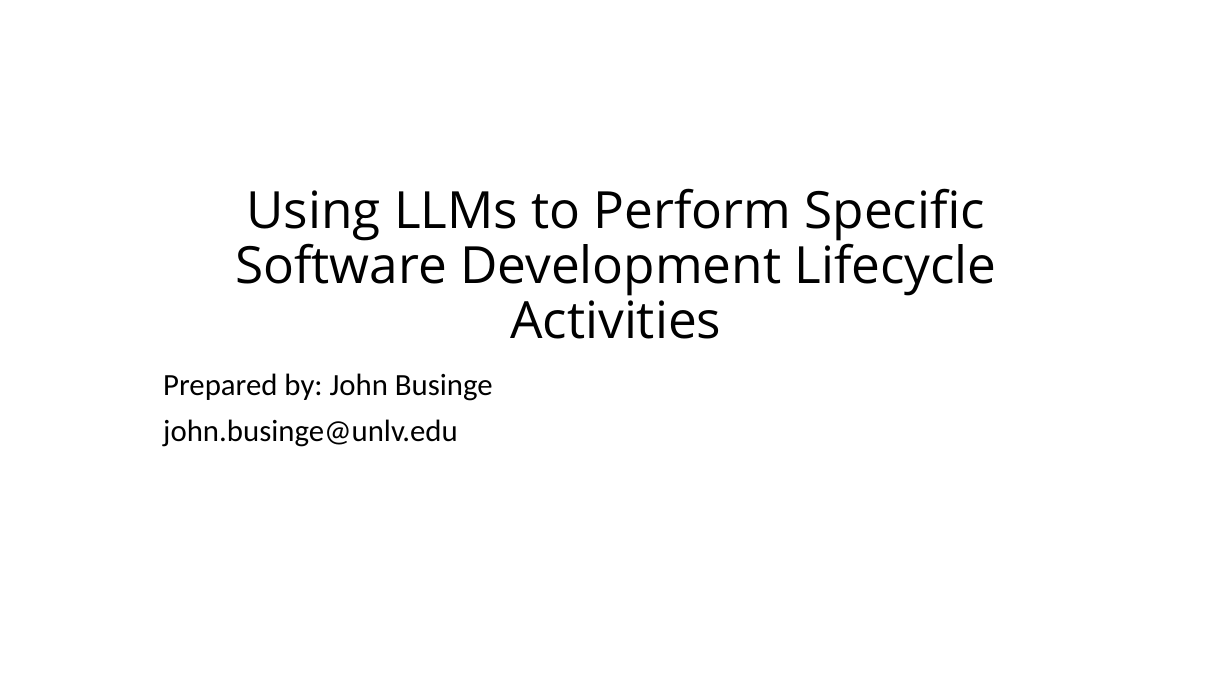
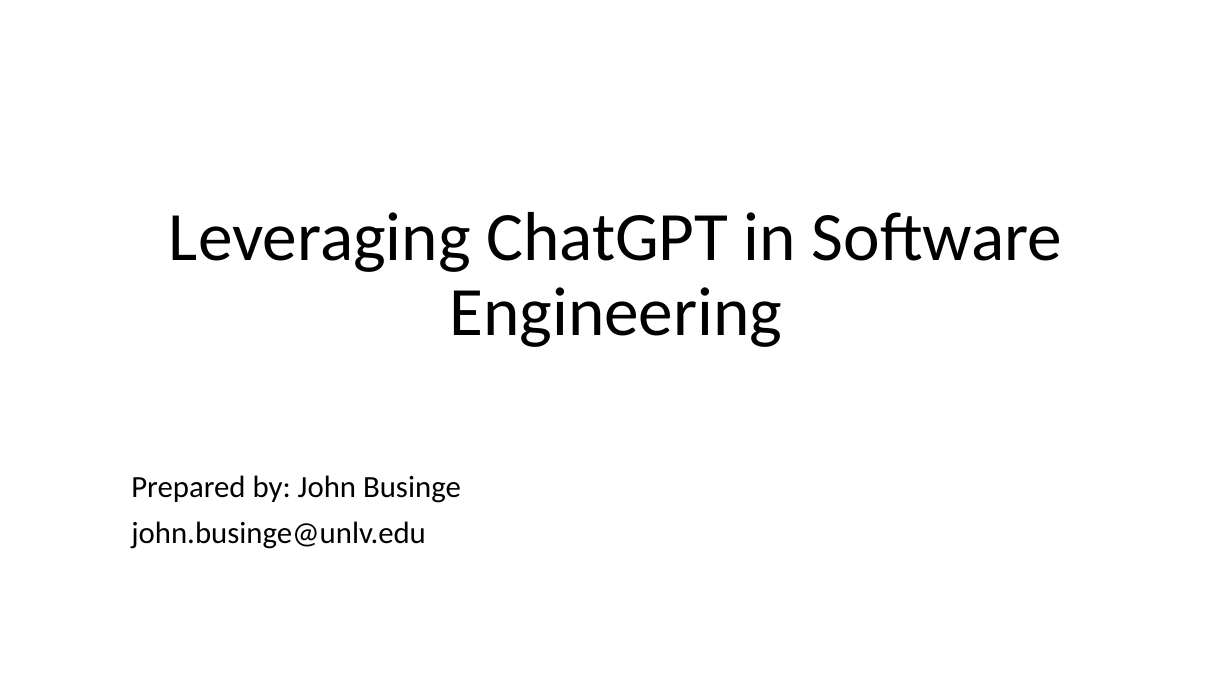
Before and after one commit to johnxu21/johnxu21.github.io, a slide deck: slide 1 of teaching/CS472/Timetable/LLM.pptx. Drawn at 1232x693 pixels with LibreOffice and Linux fonts; fonts in the diff are those of the drawing. Boxes give left, top, right and bottom in pixels: in the first picture for what was removed or moved away, otherwise in the second. Text is boxed around its words. In the diff, an @@ line names an element or a change of style, - is before the commit and + after.

Commit message:
ChatPGT tasks

```diff
--- a/teaching/CS472/Timetable/LLM.pptx
+++ b/teaching/CS472/Timetable/LLM.pptx
@@ title at (169, 212, 1063, 347): text changed; size 40 to 54 pt; font Open Sans to Calibri @@
-Using LLMs to Perform Specific Software Development Lifecycle Activities
+Leveraging ChatGPT in Software Engineering
@@ subtitle "Prepared by: John Businge": place and size @@
-subtitle "Prepared by: John Businge" at (163, 373, 493, 447)
+subtitle "Prepared by: John Businge" at (131, 475, 461, 549)
```
Also in this commit, not shown: 4 other slides changed, 10 slides added, 3 other files.
